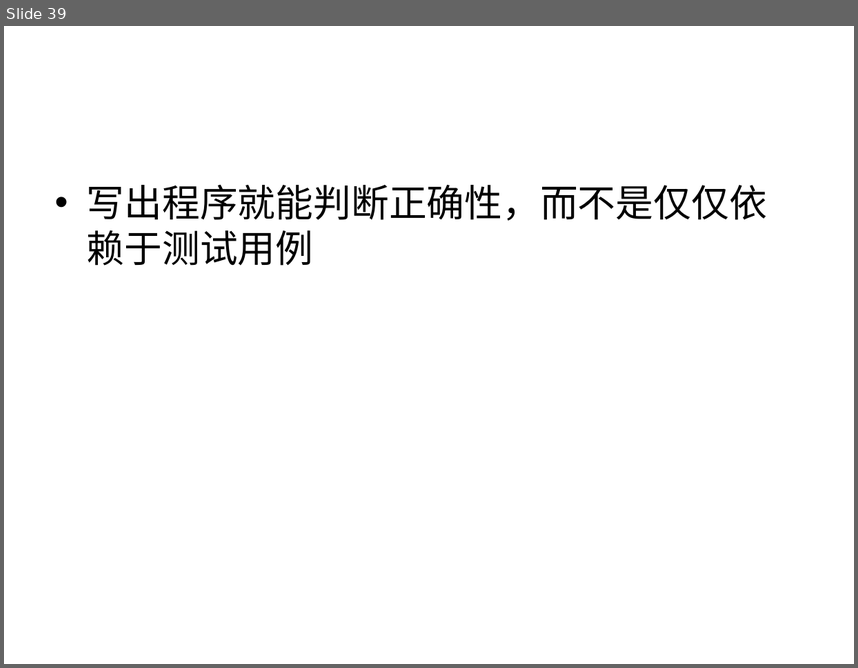
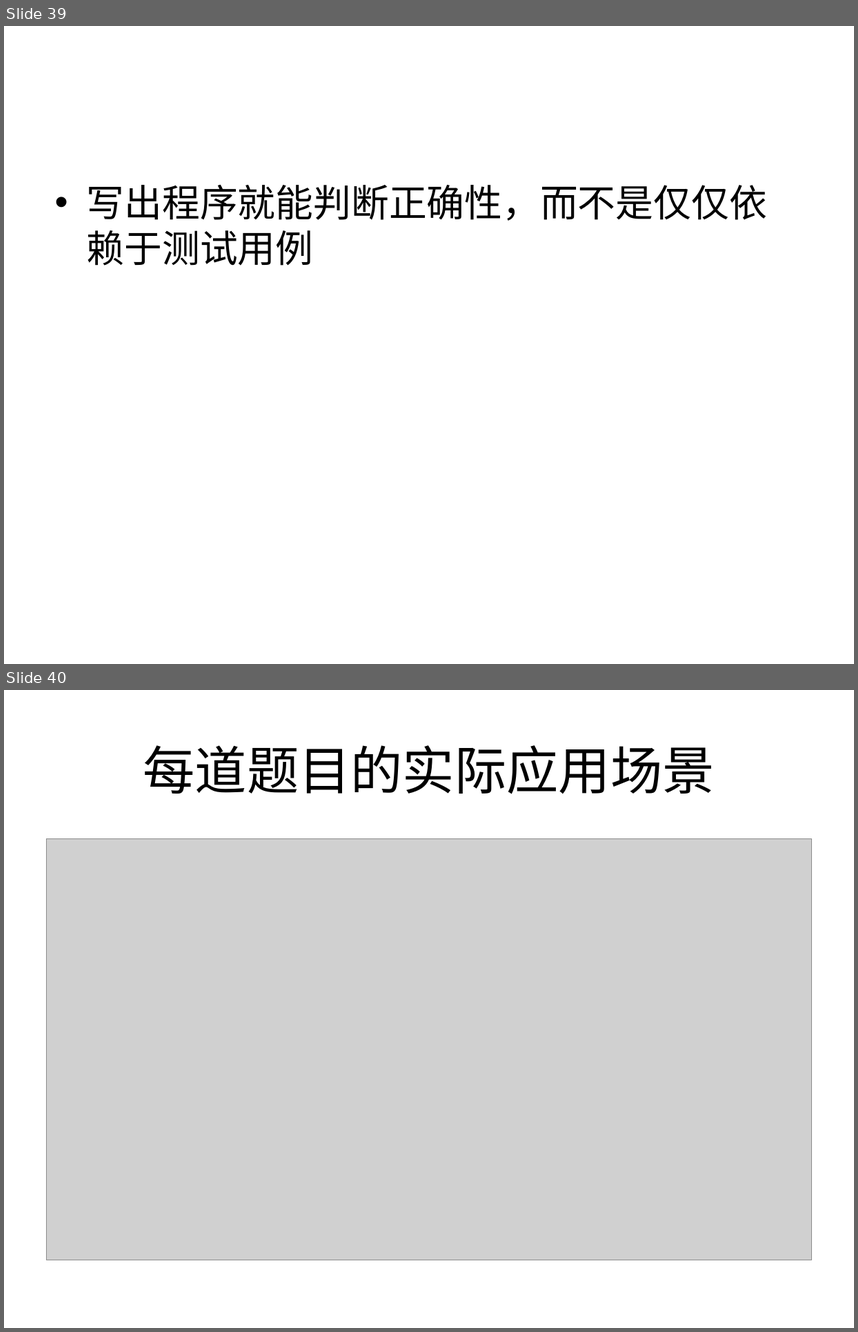
Before and after one commit to houjingbiao/leetcode, a slide deck: solutions/00conclusion.ppt. Shown one above the other, each under a label of ours: slide 39 before the commit, slides 39 and 40 after it. The pictures are 858x668 and 858x1332 pixels, drawn with LibreOffice and Linux fonts; fonts in the diff are those of the drawing; grey boxes stand for pictures. Boxes give left, top, right and bottom in pixels: in the first picture for what was removed or moved away, otherwise in the second. Text is boxed around its words. In the diff, an @@ line names an element or a change of style, - is before the commit and + after.

```diff
--- a/solutions/00conclusion.ppt
+++ b/solutions/00conclusion.ppt
@@ slide 40 added at (x1=4, y1=690, x2=854, y2=1328), background #FFFFFF @@
@@ title added at (x1=143, y1=745, x2=715, y2=794), 44 pt, text #000000 @@
+每道题目的实际应用场景
@@ picture added at (x1=47, y1=839, x2=811, y2=1259) @@
```
Also in this commit, not shown: 2 other files.
